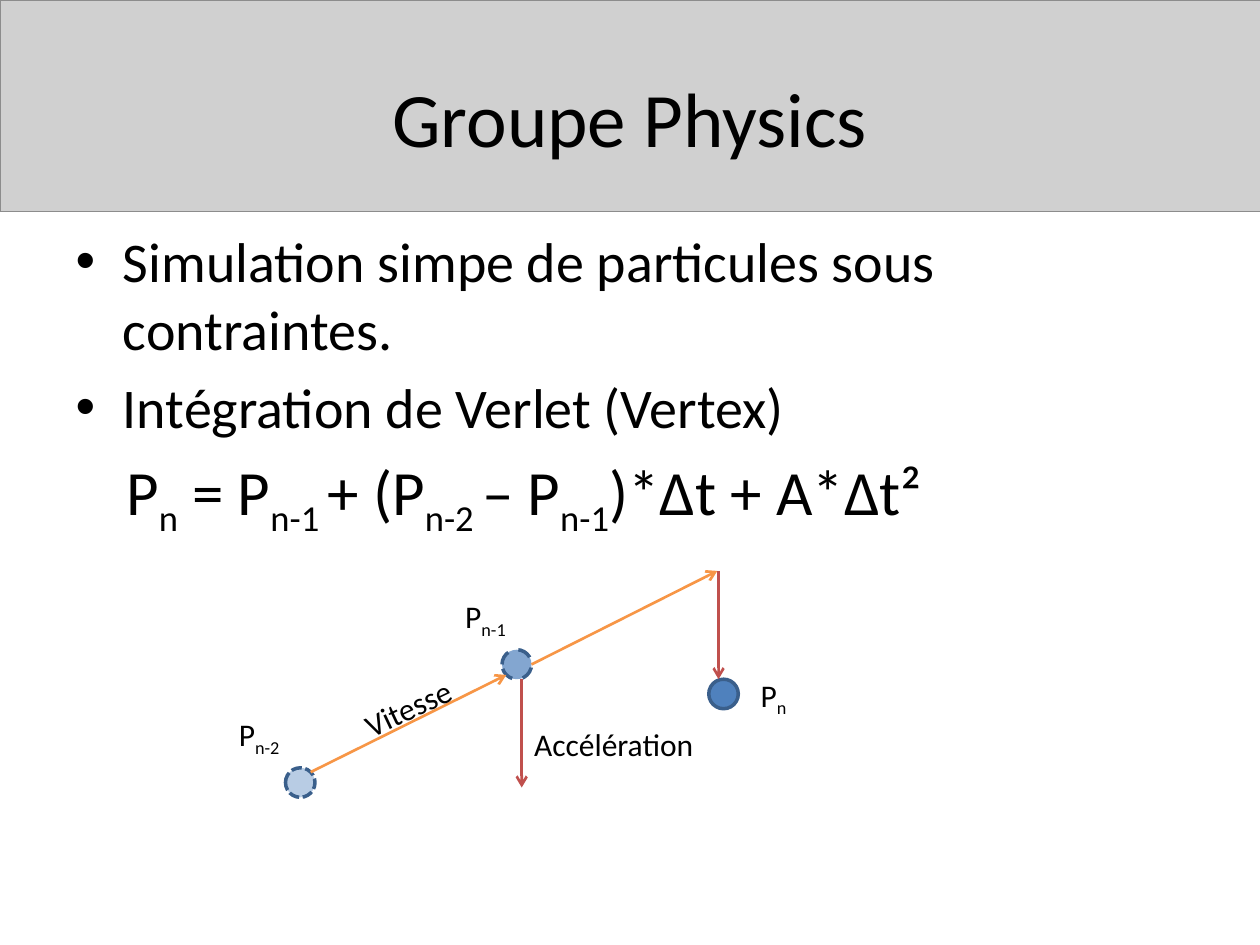
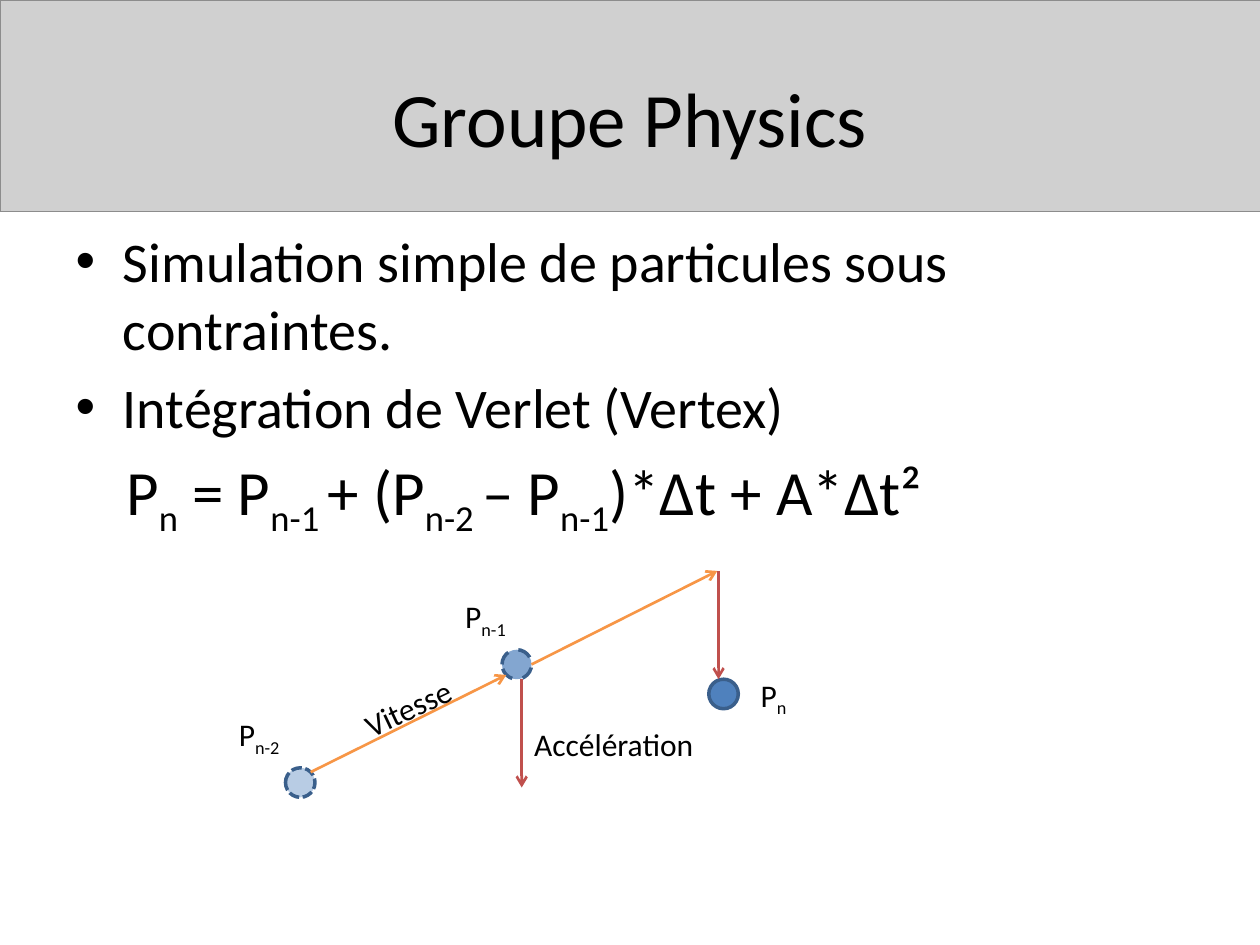
Before and after one commit to Senryoku/jump-n-run, a slide deck: slide 6 of Soutenance.pptx. Drawn at 1260x945 pixels with LibreOffice and Linux fonts; fonts in the diff are those of the drawing; grey boxes stand for pictures. Boxes give left, top, right and bottom in pixels: in the first picture for what was removed or moved away, otherwise in the second. Text is boxed around its words. In the diff, an @@ line names an element or a change of style, - is before the commit and + after.

```diff
--- a/Soutenance.pptx
+++ b/Soutenance.pptx
@@ text at bbox=[123, 243, 948, 351]: text changed @@
-• Simulation simpe de particules sous contraintes.
+• Simulation simple de particules sous contraintes.
```
Also in this commit, not shown: 7 other files.
